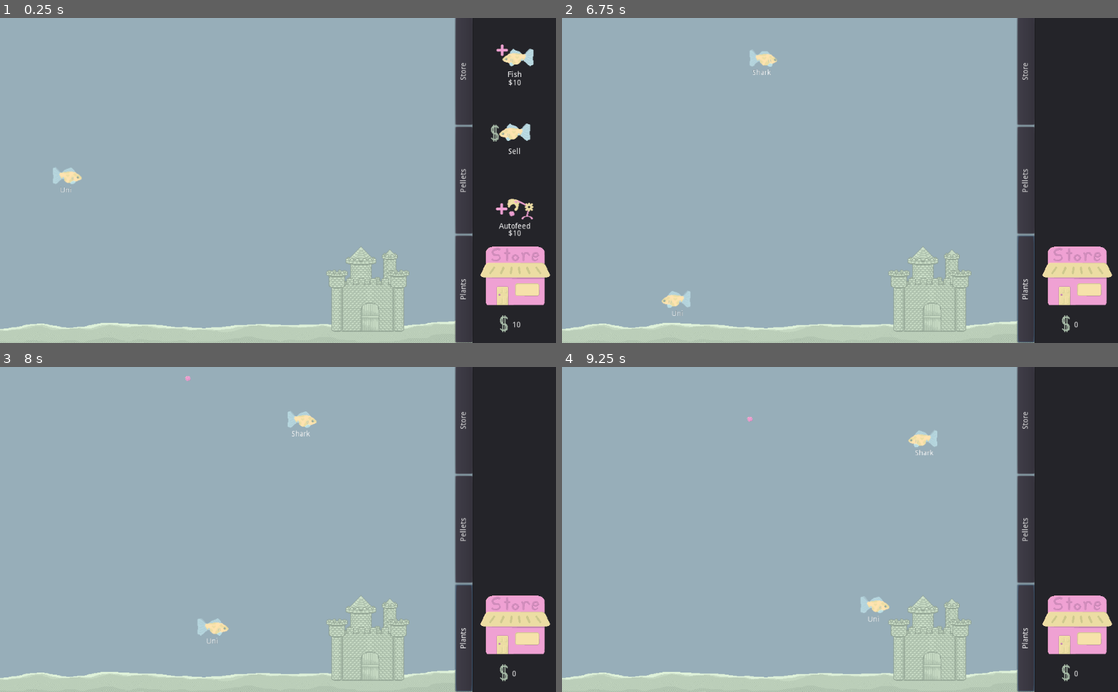
Above: before the commit, frames 1-4 (two rows, left to right).
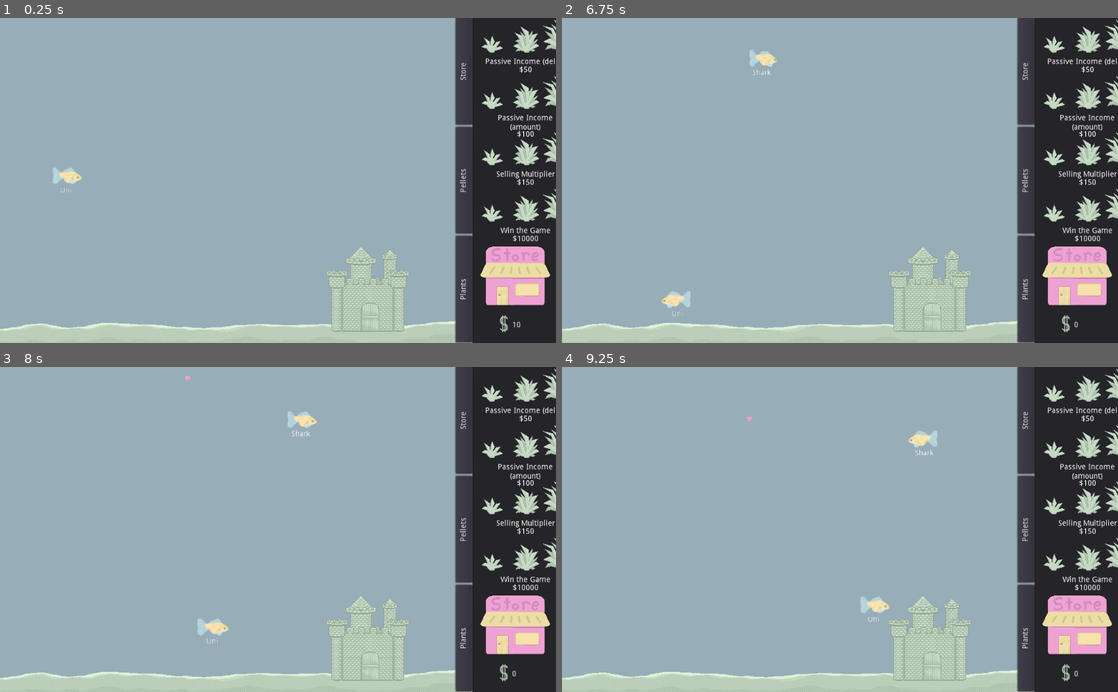
Above: after the commit, the same moments.

Repository: Struckdown/oohgamejam2020
Game: Godot game, scene res://Scenes/World.tscn
The game is run twice, just before and just after one commit, with the same random seed, the same clock (stepped at 60 frames per second) and the same inputs.
Inputs (mouse positions are in pixels of both pictures, inside the frame that each line leads up to):
- Up to frame 1 (0.25 s): no input
- Up to frame 2 (6.75 s): click "Plants" at 0.5 s; click "Pellets" at 1.25 s; click "Store" at 2 s; click "Autofeed 0" at 2.75 s; click "Autofeed 1" at 3.5 s; click "Fish" at 4.25 s; click "Sell" at 5 s; click "Plants" at 5.75 s; click (1090, 44) at 6.5 s, where only the run after the commit has a clickable "Passive Income (delay)"
- Up to frame 3 (8 s): click (528, 451) at 7.25 s, where only the run after the commit has a clickable "Passive Income (amount)"
- Up to frame 4 (9.25 s): click (1090, 506) at 8 s, where only the run after the commit has a clickable "Selling Multiplier"; click (1090, 562) at 8.75 s, where only the run after the commit has a clickable "Win the Game"

The runs differ from the first frame. In frame 1, 2.9% of the frame differs, in the area x 86-100%, y 0-69%; in frame 2, 2.4%; in frame 3, 2.4%; in frame 4, 2.4%.

Commit message:
Prototype decor buying logic

Diff:
--- /dev/null
+++ b/src/Scenes/DecorationManager.tscn
@@ -0,0 +1,16 @@
+[gd_scene load_steps=3 format=2]
+
+[ext_resource path="res://Scripts/DecorationManager.gd" type="Script" id=1]
+[ext_resource path="res://Art/Decorations/stubby plant.png" type="Texture" id=2]
+
+[node name="DecorationManager" type="Node2D"]
+script = ExtResource( 1 )
+
+[node name="Timer" type="Timer" parent="."]
+
+[node name="Fern" type="Sprite" parent="."]
+visible = false
+position = Vector2( 188.116, 545.984 )
+texture = ExtResource( 2 )
+hframes = 3
+[connection signal="timeout" from="Timer" to="." method="_on_Timer_timeout"]
--- a/src/Scenes/StoreUI.tscn
+++ b/src/Scenes/StoreUI.tscn
@@ -1,7 +1,8 @@
-[gd_scene load_steps=14 format=2]
+[gd_scene load_steps=15 format=2]
 
 [ext_resource path="res://Art/HUD Elements/shop button.png" type="Texture" id=1]
 [ext_resource path="res://Scripts/StoreUI.gd" type="Script" id=2]
+[ext_resource path="res://Art/Decorations/stubby plant.png" type="Texture" id=3]
 [ext_resource path="res://Art/HUD Elements/Sell Fish.png" type="Texture" id=4]
 [ext_resource path="res://Art/HUD Elements/More Fish.png" type="Texture" id=5]
 [ext_resource path="res://Audio/button.wav" type="AudioStream" id=6]
@@ -134,6 +135,7 @@
 }
 
 [node name="MainShopUI" type="Control" parent="Content"]
+visible = false
 anchor_right = 1.0
 anchor_bottom = 1.0
 margin_left = 4.0
@@ -402,6 +404,157 @@
 margin_top = 82.8825
 margin_bottom = -1.11752
 text = "$10"
+align = 1
+__meta__ = {
+"_edit_use_anchors_": false
+}
+
+[node name="DecorationShopUI" type="Control" parent="Content"]
+anchor_right = 3.464
+anchor_bottom = 4.563
+margin_left = 4.0
+margin_right = 15.44
+margin_bottom = 222.48
+__meta__ = {
+"_edit_use_anchors_": false
+}
+
+[node name="VBoxContainer" type="VBoxContainer" parent="Content/DecorationShopUI"]
+anchor_right = 1.0
+anchor_bottom = 1.022
+margin_right = 42.0
+margin_bottom = 0.0899658
+__meta__ = {
+"_edit_use_anchors_": false
+}
+
+[node name="DelayDecor" type="TextureButton" parent="Content/DecorationShopUI/VBoxContainer"]
+margin_right = 192.0
+margin_bottom = 100.0
+size_flags_vertical = 3
+texture_normal = ExtResource( 3 )
+texture_pressed = SubResource( 1 )
+__meta__ = {
+"_edit_use_anchors_": false
+}
+
+[node name="Lbl" type="Label" parent="Content/DecorationShopUI/VBoxContainer/DelayDecor"]
+anchor_right = 1.0
+anchor_bottom = 1.0
+margin_top = 73.8689
+margin_bottom = -14.1311
+text = "Passive Income (delay)"
+align = 1
+__meta__ = {
+"_edit_use_anchors_": false
+}
+
+[node name="Cost" type="Label" parent="Content/DecorationShopUI/VBoxContainer/DelayDecor"]
+anchor_right = 1.0
+anchor_bottom = 1.0
+margin_top = 89.0095
+margin_bottom = 5.00946
+text = "$50"
+align = 1
+__meta__ = {
+"_edit_use_anchors_": false
+}
+
+[node name="BulkDecor" type="TextureButton" parent="Content/DecorationShopUI/VBoxContainer"]
+margin_top = 104.0
+margin_right = 192.0
+margin_bottom = 204.0
+size_flags_vertical = 3
+texture_normal = ExtResource( 3 )
+texture_pressed = SubResource( 1 )
+__meta__ = {
+"_edit_use_anchors_": false
+}
+
+[node name="Lbl" type="Label" parent="Content/DecorationShopUI/VBoxContainer/BulkDecor"]
+anchor_right = 1.0
+anchor_bottom = 1.0
+margin_top = 73.8689
+margin_bottom = -14.1311
+text = "Passive Income
+(amount)"
+align = 1
+__meta__ = {
+"_edit_use_anchors_": false
+}
+
+[node name="Cost" type="Label" parent="Content/DecorationShopUI/VBoxContainer/BulkDecor"]
+anchor_right = 1.0
+anchor_bottom = 1.0
+margin_top = 103.711
+margin_bottom = 19.7113
+text = "$50"
+align = 1
+__meta__ = {
+"_edit_use_anchors_": false
+}
+
+[node name="MultiplierDecor" type="TextureButton" parent="Content/DecorationShopUI/VBoxContainer"]
+margin_top = 208.0
+margin_right = 192.0
+margin_bottom = 308.0
+size_flags_vertical = 3
+texture_normal = ExtResource( 3 )
+texture_pressed = SubResource( 1 )
+__meta__ = {
+"_edit_use_anchors_": false
+}
+
+[node name="Lbl" type="Label" parent="Content/DecorationShopUI/VBoxContainer/MultiplierDecor"]
+anchor_right = 1.0
+anchor_bottom = 1.0
+margin_top = 73.8689
+margin_bottom = -14.1311
+text = "Selling Multiplier"
+align = 1
+__meta__ = {
+"_edit_use_anchors_": false
+}
+
+[node name="Cost" type="Label" parent="Content/DecorationShopUI/VBoxContainer/MultiplierDecor"]
+anchor_right = 1.0
+anchor_bottom = 1.0
+margin_top = 89.0095
+margin_bottom = 5.00946
+text = "$50"
+align = 1
+__meta__ = {
+"_edit_use_anchors_": false
+}
+
+[node name="WinDecor" type="TextureButton" parent="Content/DecorationShopUI/VBoxContainer"]
+margin_top = 312.0
+margin_right = 192.0
+margin_bottom = 414.0
+size_flags_vertical = 3
+texture_normal = ExtResource( 3 )
+texture_pressed = SubResource( 1 )
+__meta__ = {
+"_edit_use_anchors_": false
+}
+
+[node name="Plant4Lbl" type="Label" parent="Content/DecorationShopUI/VBoxContainer/WinDecor"]
+anchor_right = 1.0
+anchor_bottom = 1.0
+margin_top = 73.8689
+margin_bottom = -14.1311
+text = "Win the Game"
+align = 1
+__meta__ = {
+"_edit_use_anchors_": false
+}
+
+[node name="Plant4CostLbl" type="Label" parent="Content/DecorationShopUI/VBoxContainer/WinDecor"]
+anchor_right = 1.0
+anchor_bottom = 1.0
+margin_top = 89.0095
+margin_bottom = 5.00946
+text = "$10000"
 align = 1
 __meta__ = {
 "_edit_use_anchors_": false
@@ -416,3 +569,7 @@
 [connection signal="pressed" from="Content/PelletShopUI/VBoxContainer/Pellet2" to="." method="_on_Pellet_pressed" binds= [ "yellow" ]]
 [connection signal="pressed" from="Content/PelletShopUI/VBoxContainer/Pellet3" to="." method="_on_Pellet_pressed" binds= [ "green" ]]
 [connection signal="pressed" from="Content/PelletShopUI/VBoxContainer/Pellet4" to="." method="_on_Pellet_pressed" binds= [ "blue" ]]
+[connection signal="pressed" from="Content/DecorationShopUI/VBoxContainer/DelayDecor" to="." method="_on_Plant_pressed" binds= [ "delay" ]]
+[connection signal="pressed" from="Content/DecorationShopUI/VBoxContainer/BulkDecor" to="." method="_on_Plant_pressed" binds= [ "bulk" ]]
+[connection signal="pressed" from="Content/DecorationShopUI/VBoxContainer/MultiplierDecor" to="." method="_on_Plant_pressed" binds= [ "multiplier" ]]
+[connection signal="pressed" from="Content/DecorationShopUI/VBoxContainer/WinDecor" to="." method="_on_Plant4_pressed"]
--- a/src/Scenes/World.tscn
+++ b/src/Scenes/World.tscn
@@ -7,6 +7,7 @@
 [ext_resource path="res://Art/background/background.png" type="Texture" id=5]
 [ext_resource path="res://Scenes/Autofeeder.tscn" type="PackedScene" id=6]
 [ext_resource path="res://Art/Decorations/castle.png" type="Texture" id=7]
+[ext_resource path="res://Scenes/DecorationManager.tscn" type="PackedScene" id=8]
 
 [node name="World" type="Node"]
 script = ExtResource( 1 )
@@ -20,8 +21,11 @@
 
 [node name="MouseManager" parent="." instance=ExtResource( 3 )]
 
+[node name="DecorationManager" parent="." instance=ExtResource( 8 )]
+
 [node name="StoreUI" parent="." instance=ExtResource( 4 )]
 mouseManagerRef = NodePath("../MouseManager")
+decorationManagerRef = NodePath("../DecorationManager")
 
 [node name="Autofeeder" parent="." instance=ExtResource( 6 )]
 position = Vector2( 33.8806, 9.24018 )
--- /dev/null
+++ b/src/Scripts/DecorationManager.gd
@@ -0,0 +1,55 @@
+extends Node2D
+
+
+var passiveCosts = [50, 250, 500]
+var passiveIncomeDelay = [-1, 5, 3, 1]
+
+var passiveBulkCosts = [100, 400, 750]
+var passiveIncomeAmounts = [1, 2, 3, 5]
+
+var incomeMultiplierCosts = [150, 350, 1000]
+var incomeMultipliers = [1, 1.5, 2.5, 4]
+
+# Key values
+var passiveIncomeLevel = 0
+var passiveIncomeAmountLevel = 0
+var incomeMultiplierLevel = 0
+var incomeMultiplier = 1
+
+# Called when the node enters the scene tree for the first time.
+func _ready():
+	GameManager.decorationManager = self
+
+
+func levelup(type):
+	match type:
+		"delay":
+			if passiveIncomeLevel < 3:
+				passiveIncomeLevel += 1
+				$Fern.show()
+				$Fern.frame = passiveIncomeLevel
+		"bulk":
+			if passiveIncomeAmountLevel < 3:
+				passiveIncomeAmountLevel += 1
+		"multiplier":
+			if incomeMultiplierLevel < 3:
+				incomeMultiplierLevel += 1
+				incomeMultiplier = incomeMultipliers[incomeMultiplierLevel]
+		_:
+			"Invalid type, try passive, bulk, multiplier or incomeDelay"
+	if passiveIncomeLevel > 0:
+		$Timer.wait_time = passiveIncomeDelay[passiveIncomeLevel]
+		$Timer.start()
+
+func getDecorCost(type):
+	match type:
+		"delay":
+			return passiveCosts[passiveIncomeLevel]
+		"bulk":
+			return passiveBulkCosts[passiveIncomeAmountLevel]
+		"multiplier":
+			return incomeMultiplierCosts[incomeMultiplierLevel]
+
+func _on_Timer_timeout():
+	GameManager.currency += passiveIncomeAmounts[passiveIncomeAmountLevel]
+	GameManager.updateUI()
--- a/src/Scripts/GameManager.gd
+++ b/src/Scripts/GameManager.gd
@@ -6,6 +6,7 @@
 var rng = RandomNumberGenerator.new()
 var MAX_SCREEN_WIDTH = 600
 var mouseManager = null
+var decorationManager = null
 var storeUI
 var autofeeder
 
@@ -46,7 +47,7 @@
 	mouseManager.requestSell(fish)
 
 func sellFish(fish):
-	currency += fish.fishValue
+	currency += (fish.fishValue * decorationManager.incomeMultiplier)
 	fish.queue_free()
 	updateUI()
 
--- a/src/Scripts/StoreUI.gd
+++ b/src/Scripts/StoreUI.gd
@@ -1,16 +1,18 @@
 extends Control
 
 export(NodePath) var mouseManagerRef
+export(NodePath) var decorationManagerRef
 var autofeedCost = 10
 onready var autofeedLbl = $Content/MainShopUI/VBoxContainer/AutofeederBtn/AutoFeederLbl
 onready var autofeedCostLbl = $Content/MainShopUI/VBoxContainer/AutofeederBtn/AutoFeederCostLbl2
 
 # Called when the node enters the scene tree for the first time.
 func _ready():
-	updateUI()
 	mouseManagerRef = get_node(mouseManagerRef)
+	decorationManagerRef = get_node(decorationManagerRef)
 	GameManager.storeUI = self
 	get_parent().get_node("MouseManager")
+	updateUI()
 
 
 # Called every frame. 'delta' is the elapsed time since the previous frame.
@@ -19,6 +21,9 @@
 
 func updateUI():
 	$Background/Currency.text = str(GameManager.currency)
+	$Content/DecorationShopUI/VBoxContainer/DelayDecor/Cost.text = "$"+str(decorationManagerRef.getDecorCost("delay"))
+	$Content/DecorationShopUI/VBoxContainer/BulkDecor/Cost.text = "$"+str(decorationManagerRef.getDecorCost("bulk"))
+	$Content/DecorationShopUI/VBoxContainer/MultiplierDecor/Cost.text = "$"+str(decorationManagerRef.getDecorCost("multiplier"))
 	if GameManager.autofeeder != null:
 		autofeedCost = GameManager.autofeeder.autofeederLevel * 10
 		if $Content/MainShopUI.visible:
@@ -52,20 +57,36 @@
 func _on_Main_pressed():
 	$Content/MainShopUI.show()
 	$Content/PelletShopUI.hide()
+	$Content/DecorationShopUI.hide()
 	updateUI()
 
 
 func _on_Pellets_pressed():
 	$Content/MainShopUI.hide()
 	$Content/PelletShopUI.show()
+	$Content/DecorationShopUI.hide()
 	updateUI()
 
 func _on_Plants_pressed():
 	$Content/MainShopUI.hide()
 	$Content/PelletShopUI.hide()
+	$Content/DecorationShopUI.show()
 	updateUI()
 
 
 func _on_Pellet_pressed(type):
 	mouseManagerRef.activePelletType = type
 	mouseManagerRef.setMouseState("feed")
+
+
+# Type is one of delay, bulk, multiplier
+func _on_Plant_pressed(type):
+	if GameManager.currency >= decorationManagerRef.getDecorCost(type):
+		GameManager.currency -= decorationManagerRef.getDecorCost(type)
+		decorationManagerRef.levelup(type)
+		updateUI()
+
+
+# Win the game
+func _on_Plant4_pressed():
+	pass # Replace with function body.
Not shown, added: src/Art/Decorations/stubby plant.png.import
Not shown: 1 places in src/Scenes/World.tscn that only renumber resources
